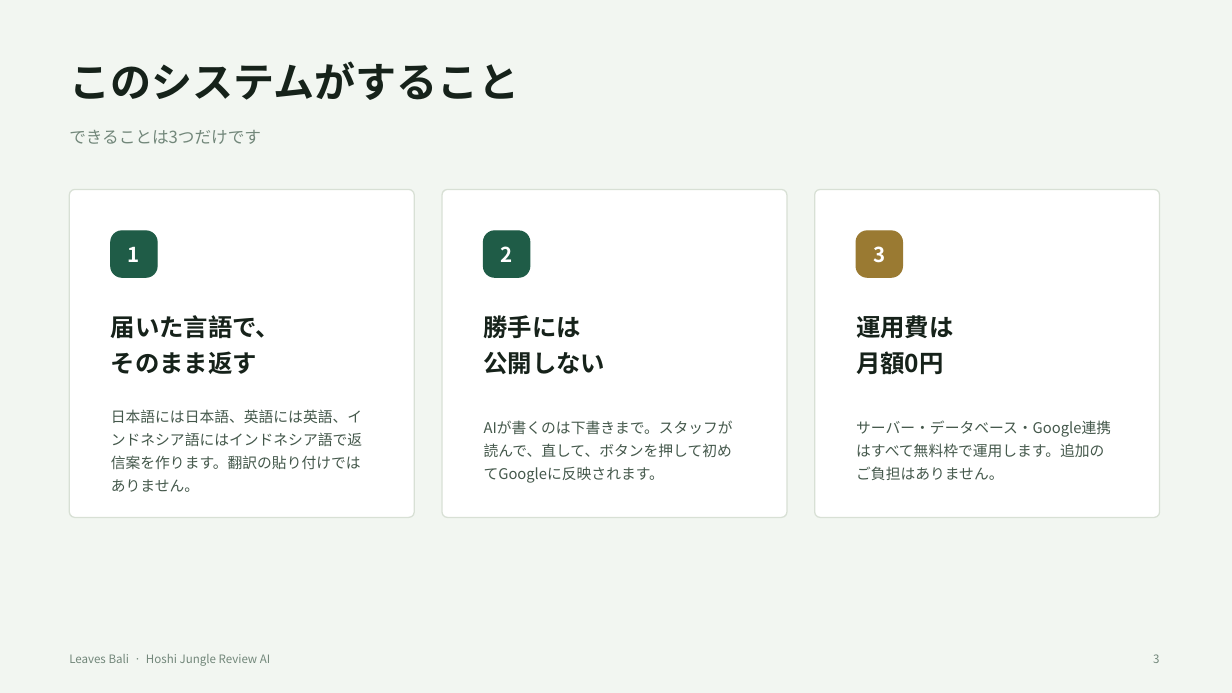
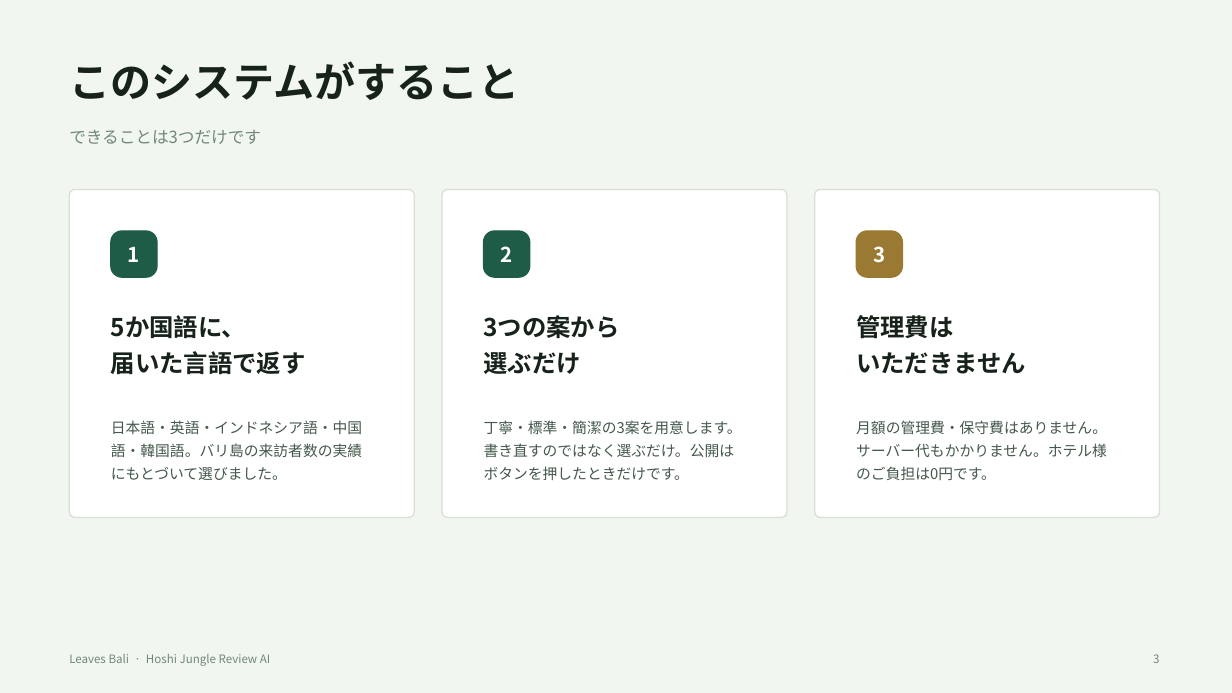
Before and after one commit to leaves-bali/leaves-bali-lp, a slide deck: slide 3 of hoshi-jungle-review-ai/docs/proposal/hoshi-jungle-proposal.pptx. Drawn at 1232x693 pixels with LibreOffice and Linux fonts; fonts in the diff are those of the drawing. Boxes give left, top, right and bottom in pixels: in the first picture for what was removed or moved away, otherwise in the second. Text is boxed around its words. In the diff, an @@ line names an element or a change of style, - is before the commit and + after.

```diff
--- a/hoshi-jungle-review-ai/docs/proposal/hoshi-jungle-proposal.pptx
+++ b/hoshi-jungle-review-ai/docs/proposal/hoshi-jungle-proposal.pptx
@@ text at (111, 315, 306, 375): text changed @@
-届いた言語で、
-そのまま返す
+5か国語に、
+届いた言語で返す
@@ text at (484, 315, 620, 374): text changed @@
-勝手には
-公開しない
+3つの案から
+選ぶだけ
@@ text at (856, 315, 1026, 374): text changed @@
-運用費は
-月額0円
+管理費は
+いただきません
@@ text at (111, 420, 362, 480): text changed @@
-日本語には日本語、英語には英語、インドネシア語にはインドネシア語で返信案を作ります。翻訳の貼り付けではありません。
+日本語・英語・インドネシア語・中国語・韓国語。バリ島の来訪者数の実績にもとづいて選びました。
@@ text at (484, 420, 742, 480): text changed @@
-AIが書くのは下書きまで。スタッフが読んで、直して、ボタンを押して初めてGoogleに反映されます。
+丁寧・標準・簡潔の3案を用意します。書き直すのではなく選ぶだけ。公開はボタンを押したときだけです。
@@ text at (856, 420, 1107, 480): text changed @@
-サーバー・データベース・Google連携はすべて無料枠で運用します。追加のご負担はありません。
+月額の管理費・保守費はありません。サーバー代もかかりません。ホテル様のご負担は0円です。
```
Also in this commit, not shown: 2 other slides changed, 5 other files.
